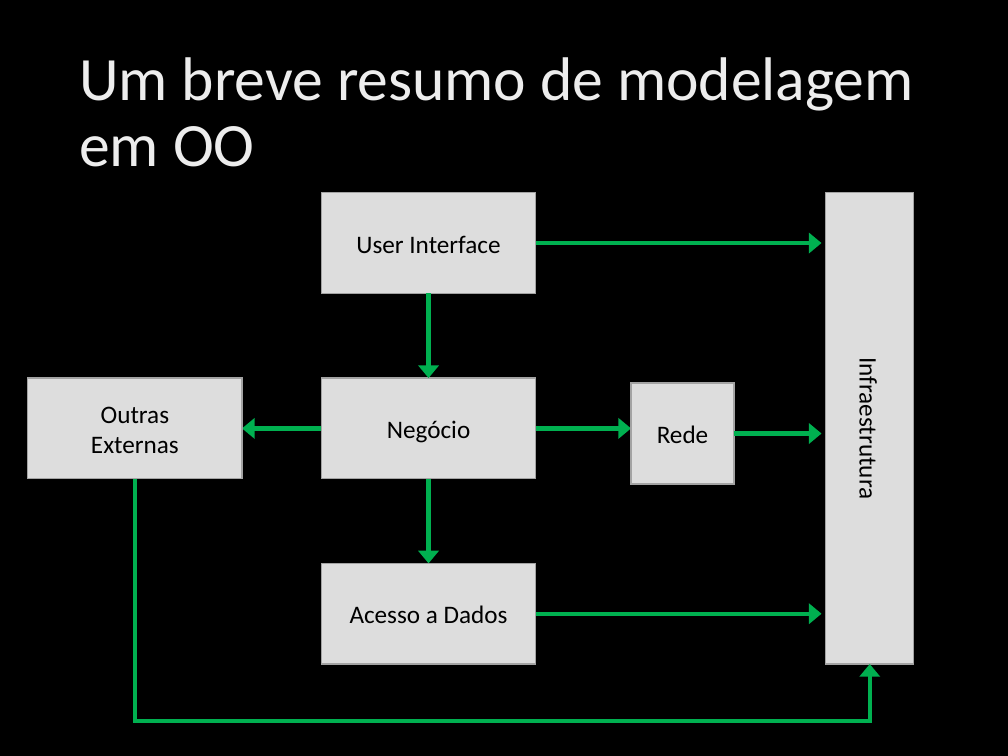
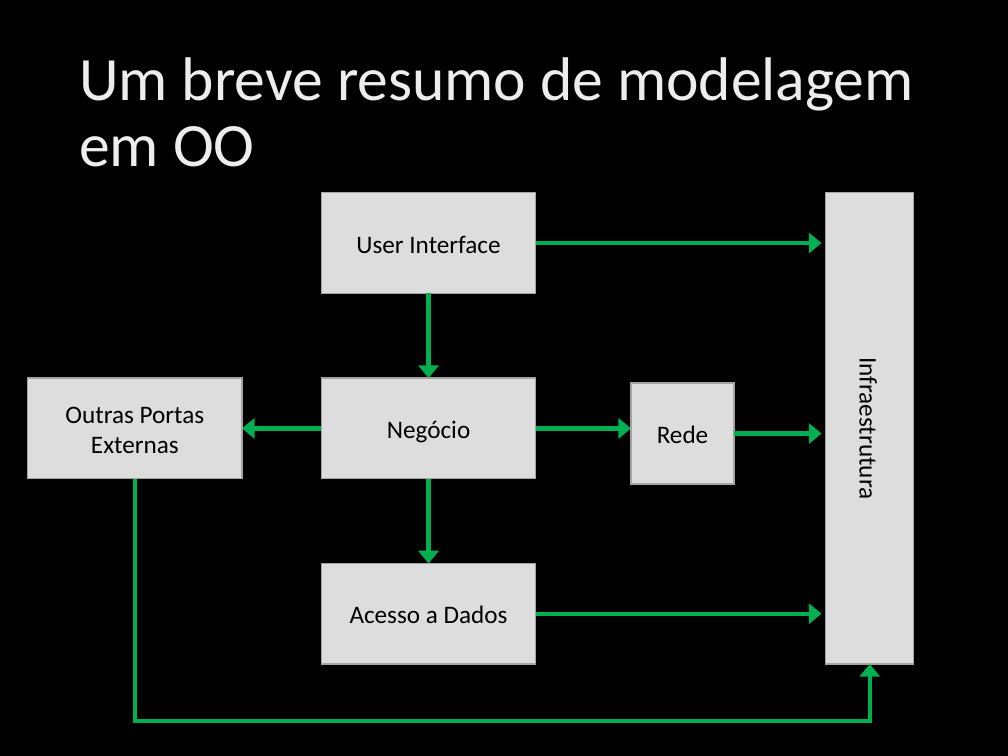
Before and after one commit to ivanpaulovich/event-sourcing-jambo, a slide deck: slide 25 of docs/Princípios SOLID de OO usando .NET.pptx. Drawn at 1008x756 pixels with LibreOffice and Linux fonts; fonts in the diff are those of the drawing; background and template pictures are left out. Boxes give left, top, right and bottom in pixels: in the first picture for what was removed or moved away, otherwise in the second. Text is boxed around its words. In the diff, an @@ line names an element or a change of style, - is before the commit and + after.

```diff
--- a/docs/Princípios SOLID de OO usando .NET.pptx
+++ b/docs/Princípios SOLID de OO usando .NET.pptx
@@ text in rectangle at (65,406,205,453): text changed @@
-Outras
-Externas
+Outras Portas
+Externas
```
Also in this commit, not shown: 1 other slide changed, 1 other file.
